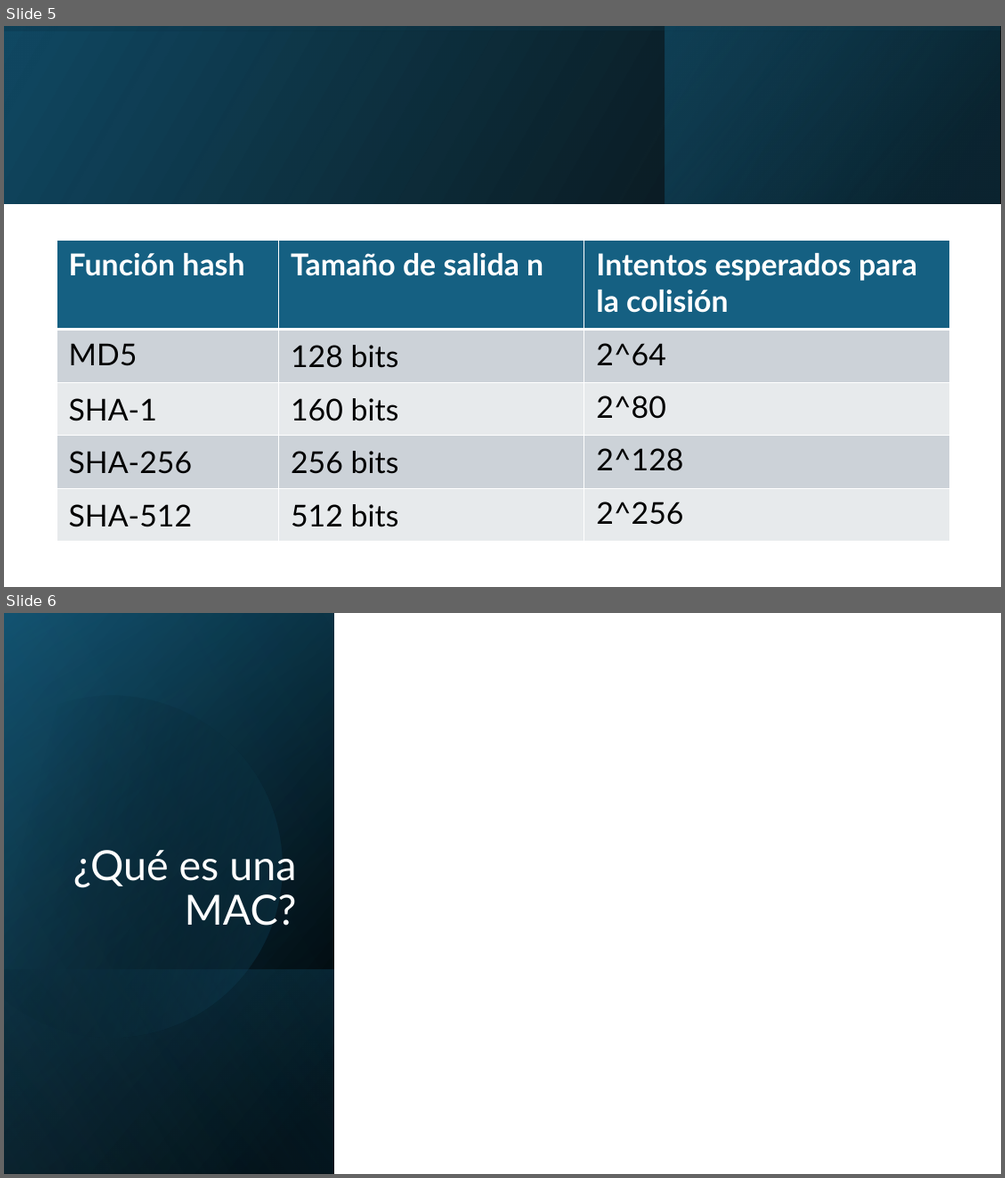
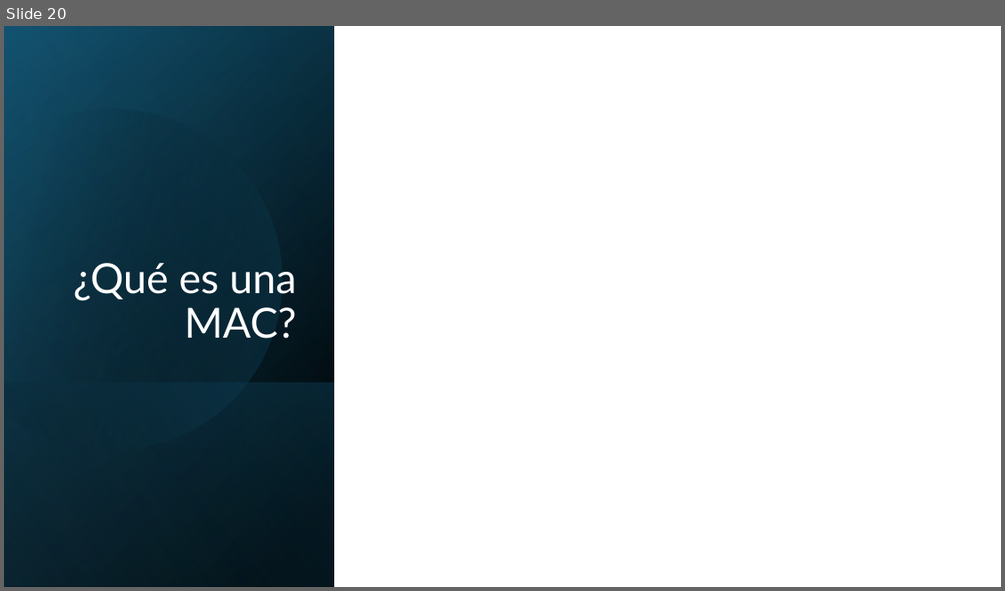
Before and after one commit to AlexPs06/Funciones-hash-vectorizadas, a slide deck: presentacion cripto hash.pptx. Shown one above the other, each under a label of ours: slides 5 and 6 before the commit, slide 20 after it. The pictures are 1005x1178 and 1005x591 pixels, drawn with LibreOffice and Linux fonts; fonts in the diff are those of the drawing; grey boxes stand for pictures. Boxes give left, top, right and bottom in pixels: in the first picture for what was removed or moved away, otherwise in the second. Text is boxed around its words. In the diff, an @@ line names an element or a change of style, - is before the commit and + after.

```diff
--- a/presentacion cripto hash.pptx
+++ b/presentacion cripto hash.pptx
@@ slide 5 removed at <box>4,26,1001,587</box>, background #FFFFFF @@
@@ rectangle removed at <box>4,26,1001,203</box> @@
@@ rectangle removed at <box>4,26,1001,203</box> @@
@@ rectangle removed at <box>665,26,1000,203</box> @@
@@ table removed at <box>57,240,950,542</box>, 5 rows, 3 columns @@
-Función hash | Tamaño de salida n | Intentos esperados para la colisión
-MD5 | 128 bits | 2^64
-SHA-1 | 160 bits | 2^80
-SHA-256 | 256 bits | 2^128
-SHA-512 | 512 bits | 2^256
@@ what was slide 6 is now slide 20 @@
```
Also in this commit, not shown: 2 slides changed, 14 slides added, 4 other slides removed.
